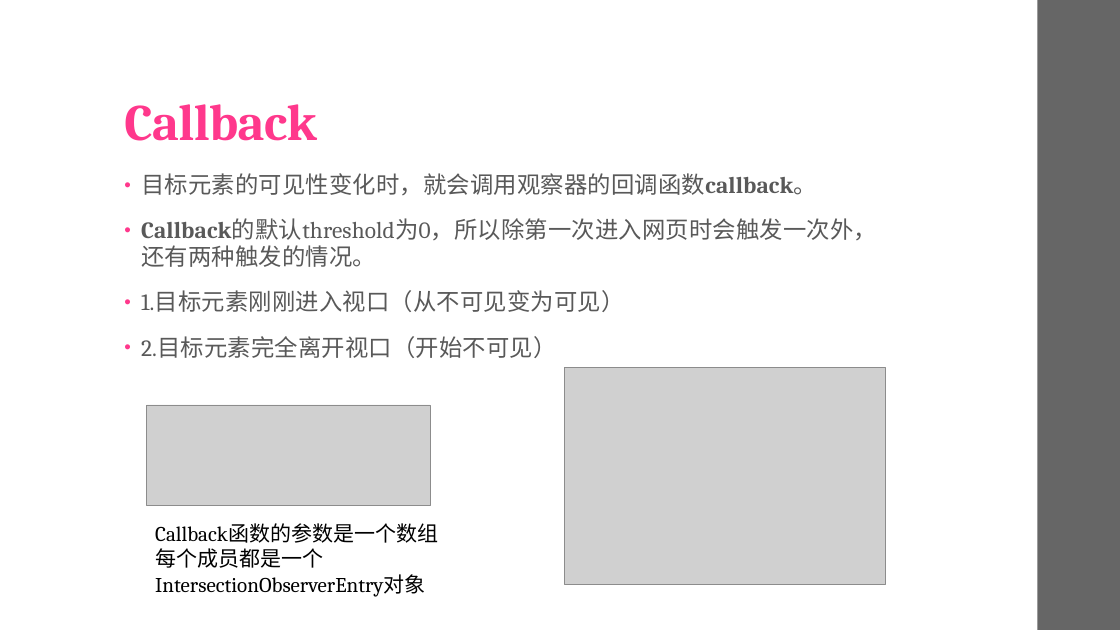
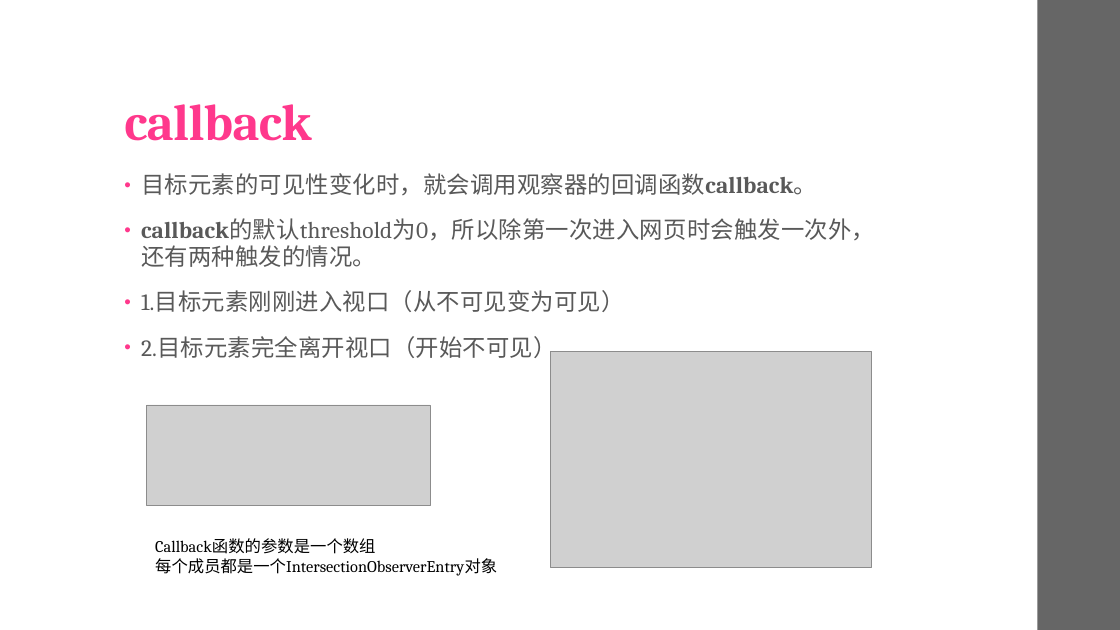
Before and after one commit to uaoin/IntersectionObserver-API, a slide deck: slide 7 of IntersectionObserver.pptx. Drawn at 1120x630 pixels with LibreOffice and Linux fonts; fonts in the diff are those of the drawing; grey boxes stand for pictures. Boxes give left, top, right and bottom in pixels: in the first picture for what was removed or moved away, otherwise in the second. Text is boxed around its words. In the diff, an @@ line names an element or a change of style, - is before the commit and + after.

```diff
--- a/IntersectionObserver.pptx
+++ b/IntersectionObserver.pptx
@@ title at (x1=124, y1=104, x2=311, y2=141): text changed @@
-Callback
+callback
@@ text at (x1=141, y1=218, x2=875, y2=267): text changed @@
-• Callback的默认threshold为0，所以除第一次进入网页时会触发一次外，还有两种触发的情况。
+• callback的默认threshold为0，所以除第一次进入网页时会触发一次外，还有两种触发的情况。
@@ picture moved from (x1=565, y1=368, x2=886, y2=585) to (x1=550, y1=351, x2=871, y2=568) @@
@@ text "Callback函数的参数是一个数组" moved from (x1=155, y1=523, x2=438, y2=597) to (x1=155, y1=538, x2=497, y2=576) @@
@@ text "Callback函数的参数是一个数组" at (x1=155, y1=538, x2=497, y2=576): size 18 to 14 pt @@
```
Also in this commit, not shown: 10 other slides changed.
